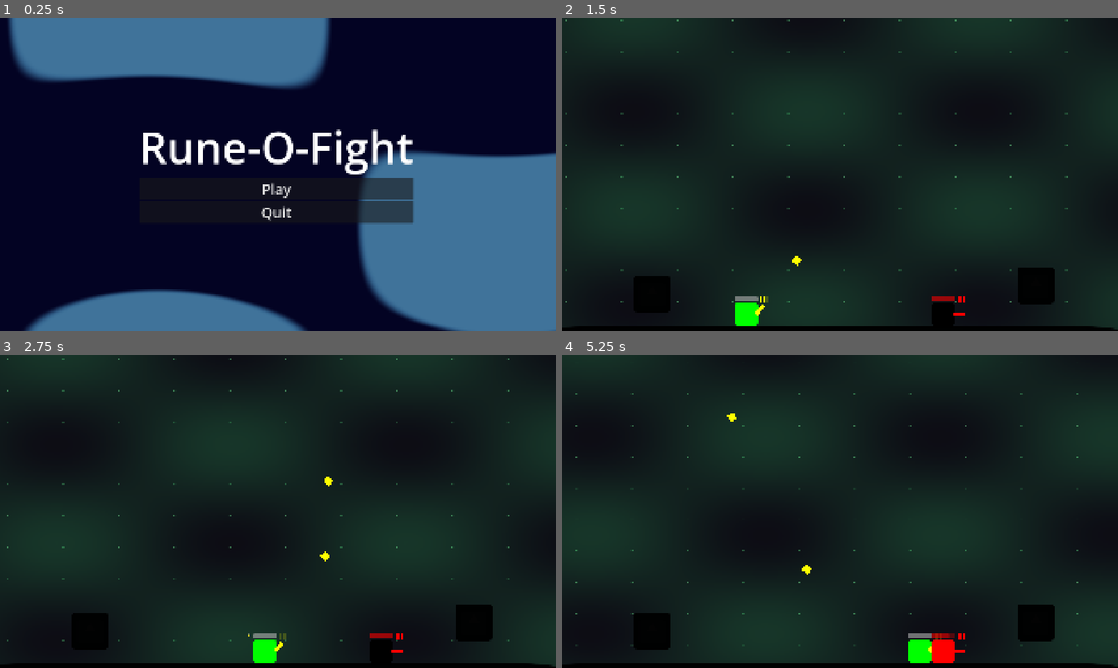
Above: before the commit, frames 1-4 (two rows, left to right).
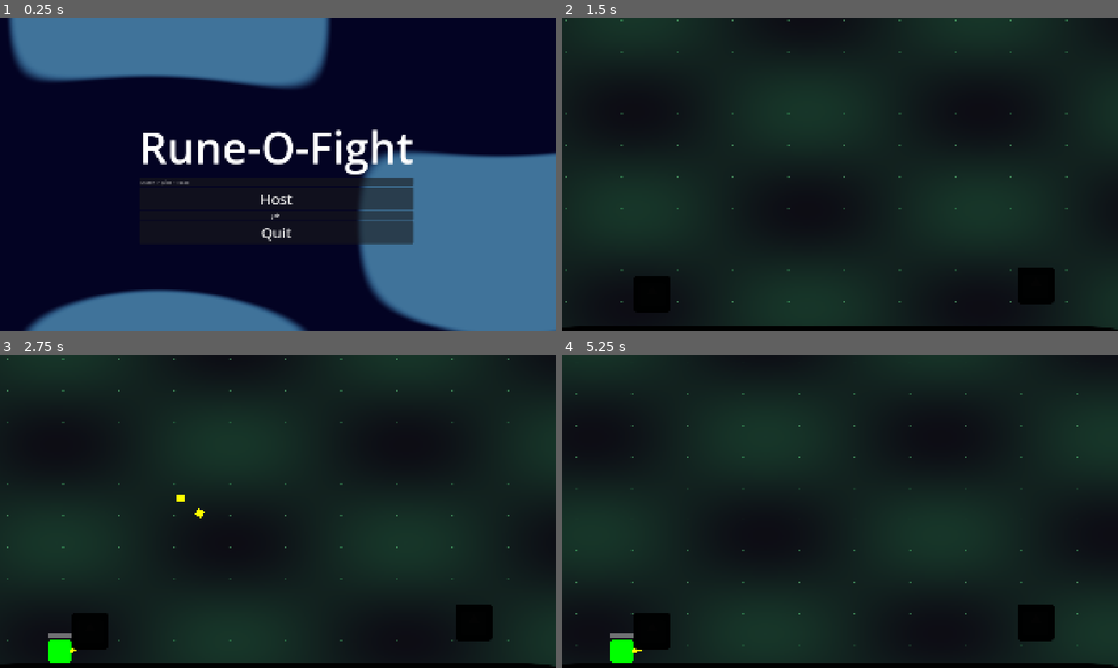
Above: after the commit, the same moments.

Repository: justlehfel/runofight
Game: Godot game, scene res://Scenes/MainMenu.tscn
The game is run twice, just before and just after one commit, with the same random seed, the same clock (stepped at 60 frames per second) and the same inputs. The engine's default icon, where the game draws it, is replaced by a stand-in: a white triangle on a blue panel in a dark square.
Inputs (mouse positions are in pixels of both pictures, inside the frame that each line leads up to):
- Up to frame 1 (0.25 s): no input
- Up to frame 2 (1.5 s): click (840, 199) at 0.5 s, where only the run after the commit has a clickable "Host"; click (840, 215) at 1.25 s, where only the run after the commit has a clickable "Join"
- Up to frame 3 (2.75 s): tap Enter (ui_accept) at 2, 2.1, 2.27, 2.57 s; move the mouse to (400, 495) at 2.02 s; hold Right (ui_right) from 2.03 s (still down); click (400, 495) at 2.17 s
- Up to frame 4 (5.25 s): move the mouse to (728, 527) at 2.77 s; tap Enter (ui_accept) at 2.85, 3.02, 3.32, 3.6, 4.35, 4.52, 4.82, 5.1 s; click (728, 527) at 2.92 s; move the mouse to (895, 442) at 3.52 s; release Right (ui_right) at 3.53 s; hold Left (ui_left) 3.53-4.28 s; click (895, 442) at 3.67 s; move the mouse to (812, 574) at 4.27 s; hold Right (ui_right) from 4.28 s (still down); click (812, 574) at 4.42 s; move the mouse to (1006, 558) at 5.02 s; click (1006, 558) at 5.17 s

The runs differ from the first frame. In frame 1, 1.4% of the frame differs, in the area x 25-75%, y 52-73%; in frame 2, 0.6%; in frame 3, 1.0%; in frame 4, 1.2%.

Commit message:
Ajout Multiplayer

Diff:
--- a/Scenes/Arena.tscn
+++ b/Scenes/Arena.tscn
@@ -1,7 +1,7 @@
 [gd_scene format=3 uid="uid://pw67qfulg0wi"]
 
+[ext_resource type="Script" uid="uid://bwke8r80inlg8" path="res://Scripts/Arena.gd" id="1_pyk7t"]
 [ext_resource type="PackedScene" uid="uid://c1ddh73dgone" path="res://Scenes/Bloc.tscn" id="2_pyk7t"]
-[ext_resource type="PackedScene" uid="uid://bfy1ml0ynwt84" path="res://Scenes/Player.tscn" id="3_pyk7t"]
 [ext_resource type="Shader" uid="uid://dgqebnqbofimk" path="res://Assets/ArenaBG.gdshader" id="3_x00a1"]
 
 [sub_resource type="ShaderMaterial" id="ShaderMaterial_4f205"]
@@ -10,6 +10,9 @@
 shader_parameter/grid_color = Color(0.2, 0.8, 0.4, 0.3)
 
 [node name="Arena" type="Node2D" unique_id=945806579]
+script = ExtResource("1_pyk7t")
+
+[node name="Players" type="Node2D" parent="." unique_id=991413368]
 
 [node name="Bloc" parent="." unique_id=1246921568 instance=ExtResource("2_pyk7t")]
 position = Vector2(311, 952)
@@ -21,14 +24,6 @@
 [node name="Bloc3" parent="." unique_id=388656663 instance=ExtResource("2_pyk7t")]
 position = Vector2(1637, 923)
 
-[node name="Player" parent="." unique_id=675685241 instance=ExtResource("3_pyk7t")]
-position = Vector2(636, 992)
-
-[node name="Player2" parent="." unique_id=285547454 instance=ExtResource("3_pyk7t")]
-modulate = Color(18.892157, 0, 0, 1)
-position = Vector2(1316, 990)
-is_dummy = true
-
 [node name="BackgroundLayer" type="CanvasLayer" parent="." unique_id=192759543]
 layer = -1
 
@@ -39,3 +34,7 @@
 anchor_bottom = 1.0
 grow_horizontal = 2
 grow_vertical = 2
+
+[node name="MultiplayerSpawner" type="MultiplayerSpawner" parent="." unique_id=1424356590]
+_spawnable_scenes = PackedStringArray("uid://bfy1ml0ynwt84")
+spawn_path = NodePath("../Players")
--- a/Scenes/MainMenu.tscn
+++ b/Scenes/MainMenu.tscn
@@ -40,10 +40,18 @@
 theme_override_font_sizes/font_size = 150
 text = "Rune-O-Fight"
 
-[node name="BtnPlay" type="Button" parent="VBoxContainer" unique_id=1254787382]
+[node name="IpInput" type="LineEdit" parent="VBoxContainer" unique_id=1683042989]
+layout_mode = 2
+placeholder_text = "Entrer IP (vide = local)"
+
+[node name="BtnHost" type="Button" parent="VBoxContainer" unique_id=1254787382]
 layout_mode = 2
 theme_override_font_sizes/font_size = 50
-text = "Play"
+text = "Host"
+
+[node name="BtnJoin" type="Button" parent="VBoxContainer" unique_id=1572314379]
+layout_mode = 2
+text = "Join"
 
 [node name="BtnQuit" type="Button" parent="VBoxContainer" unique_id=450033707]
 layout_mode = 2
--- a/Scenes/Player.tscn
+++ b/Scenes/Player.tscn
@@ -15,6 +15,20 @@
 
 [sub_resource type="RectangleShape2D" id="RectangleShape2D_kyqiw"]
 size = Vector2(129, 128)
+
+[sub_resource type="SceneReplicationConfig" id="SceneReplicationConfig_kyqiw"]
+properties/0/path = NodePath(".:position")
+properties/0/spawn = true
+properties/0/replication_mode = 1
+properties/1/path = NodePath("WeaponPivot:rotation")
+properties/1/spawn = true
+properties/1/replication_mode = 1
+properties/2/path = NodePath("Sprite2D:scale")
+properties/2/spawn = true
+properties/2/replication_mode = 1
+properties/3/path = NodePath("WeaponPivot:position")
+properties/3/spawn = true
+properties/3/replication_mode = 1
 
 [node name="Player" type="CharacterBody2D" unique_id=675685241]
 scale = Vector2(0.6280607, 0.6050666)
@@ -80,3 +94,6 @@
 value = 100.0
 show_percentage = false
 metadata/_edit_use_anchors_ = true
+
+[node name="MultiplayerSynchronizer" type="MultiplayerSynchronizer" parent="." unique_id=891523675]
+replication_config = SubResource("SceneReplicationConfig_kyqiw")
--- /dev/null
+++ b/Scripts/Arena.gd
@@ -0,0 +1,20 @@
+extends Node2D
+
+var player_scene = preload("res://Scenes/Player.tscn")
+
+func _ready():
+	if multiplayer.is_server():
+		add_player(multiplayer.get_unique_id())
+		multiplayer.peer_connected.connect(add_player)
+		multiplayer.peer_disconnected.connect(remove_player)
+
+func add_player(peer_id):
+	var player = player_scene.instantiate()
+	player.name = str(peer_id)
+	player.position = Vector2(0, -200)
+	$Players.add_child(player, true)
+
+func remove_player(peer_id):
+	var player = $Players.get_node_or_null(str(peer_id))
+	if player:
+		player.queue_free()
--- a/Scripts/Bullet.gd
+++ b/Scripts/Bullet.gd
@@ -15,6 +15,8 @@
 	if body == shooter:
 		return
 
-	if body.has_method("take_damage"):
-		body.take_damage(damage)
+	if multiplayer.is_server():
+		if body.has_method("rpc_take_damage"):
+			body.rpc_take_damage.rpc(damage)
+
 	queue_free()
--- a/Scripts/MainMenu.gd
+++ b/Scripts/MainMenu.gd
@@ -1,6 +1,32 @@
 extends Control
 
+const PORT = 8910
+
+@onready var ip_input = $VBoxContainer/IpInput
+@onready var btn_host = $VBoxContainer/BtnHost
+@onready var btn_join = $VBoxContainer/BtnJoin
+@onready var btn_quitter = $VBoxContainer/BtnQuit
+
 func _ready():
+	btn_host.pressed.connect(_on_host_pressed)
+	btn_join.pressed.connect(_on_join_pressed)
+	btn_quitter.pressed.connect(func(): get_tree().quit())
 
-	$VBoxContainer/BtnPlay.pressed.connect(func(): get_tree().change_scene_to_file("res://Scenes/Arena.tscn"))
-	$VBoxContainer/BtnQuit.pressed.connect(func(): get_tree().quit());
+func _on_host_pressed():
+	var peer = ENetMultiplayerPeer.new()
+	var error = peer.create_server(PORT, 4)
+	if error == OK:
+		multiplayer.multiplayer_peer = peer
+		start_game()
+
+func _on_join_pressed():
+	var peer = ENetMultiplayerPeer.new()
+	var ip = ip_input.text
+	if ip == "":
+		ip = "127.0.0.1"
+	peer.create_client(ip, PORT)
+	multiplayer.multiplayer_peer = peer
+	start_game()
+
+func start_game():
+	get_tree().change_scene_to_file("res://Scenes/Arena.tscn")
--- a/Scripts/Player.gd
+++ b/Scripts/Player.gd
@@ -21,7 +21,6 @@
 var reload_delay_timer: Timer
 
 @export var is_dummy: bool = false
-
 @onready var sprite = $Sprite2D
 @onready var weapon_pivot = $WeaponPivot
 @onready var gun = $WeaponPivot
@@ -33,6 +32,9 @@
 @onready var reload_circle = $ReloadCircle
 
 var bullet_scene = preload("res://Scenes/Bullet.tscn")
+
+func _enter_tree():
+	set_multiplayer_authority(name.to_int())
 
 func _ready():
 	original_color = sprite.modulate
@@ -66,6 +68,9 @@
 	else:
 		reload_circle.hide()
 
+	if not is_multiplayer_authority():
+		return
+
 	if is_dummy:
 		if not is_on_floor():
 			velocity.y += gravity * delta
@@ -93,17 +98,23 @@
 			shoot()
 
 func shoot():
+	can_shoot = false
+
+	rpc_shoot_action.rpc(muzzle.global_position, weapon_pivot.rotation)
+
+	get_tree().create_timer(fire_rate).timeout.connect(func(): can_shoot = true)
+
+@rpc("any_peer", "call_local", "reliable")
+func rpc_shoot_action(pos, rot):
 	ammo -= 1
-	can_shoot = false
 	animate_recoil()
 	update_ammo_ui()
 
 	var bullet = bullet_scene.instantiate()
 	bullet.shooter = self
-	get_parent().add_child(bullet)
-
-	bullet.global_position = muzzle.global_position
-	bullet.rotation = weapon_pivot.rotation
+	get_tree().current_scene.add_child(bullet)
+	bullet.global_position = pos
+	bullet.rotation = rot
 
 	reload_timer.stop()
 	reload_delay_timer.stop()
@@ -112,8 +123,6 @@
 		reload_timer.start()
 	else:
 		reload_delay_timer.start()
-
-	get_tree().create_timer(fire_rate).timeout.connect(func(): can_shoot = true)
 
 func _on_reload_delay_finished():
 	reload_timer.start()
@@ -140,7 +149,8 @@
 	gun.position.x = original_gun_pos.x - 15
 	tween.tween_property(gun, "position:x", original_gun_pos.x, 0.2).set_trans(Tween.TRANS_SPRING)
 
-func take_damage(amount):
+@rpc("any_peer", "call_local", "reliable")
+func rpc_take_damage(amount):
 	if is_dead: return
 
 	hp -= amount
@@ -166,7 +176,9 @@
 	ammo = MAX_AMMO
 	is_dead = false
 	collision_shape.set_deferred("disabled", false)
+
 	update_ammo_ui()
-	show()
 	hp_bar.show()
 	ammo_ui.show()
+
+	show()
Not shown, added: Scripts/Arena.gd.uid
